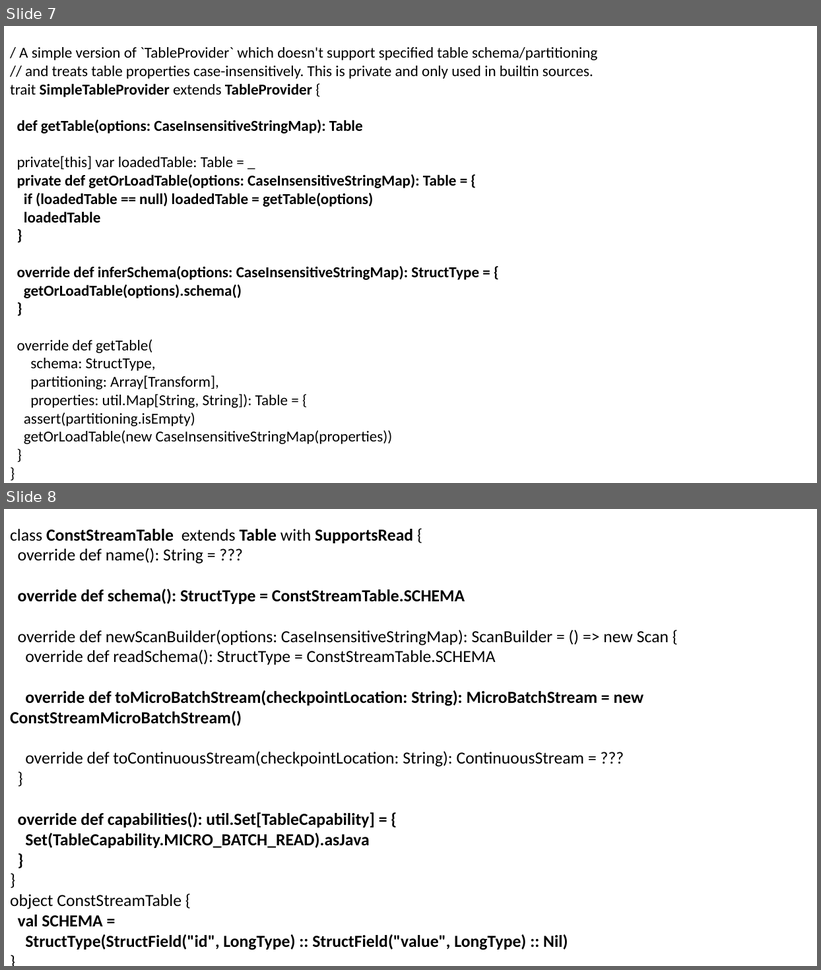
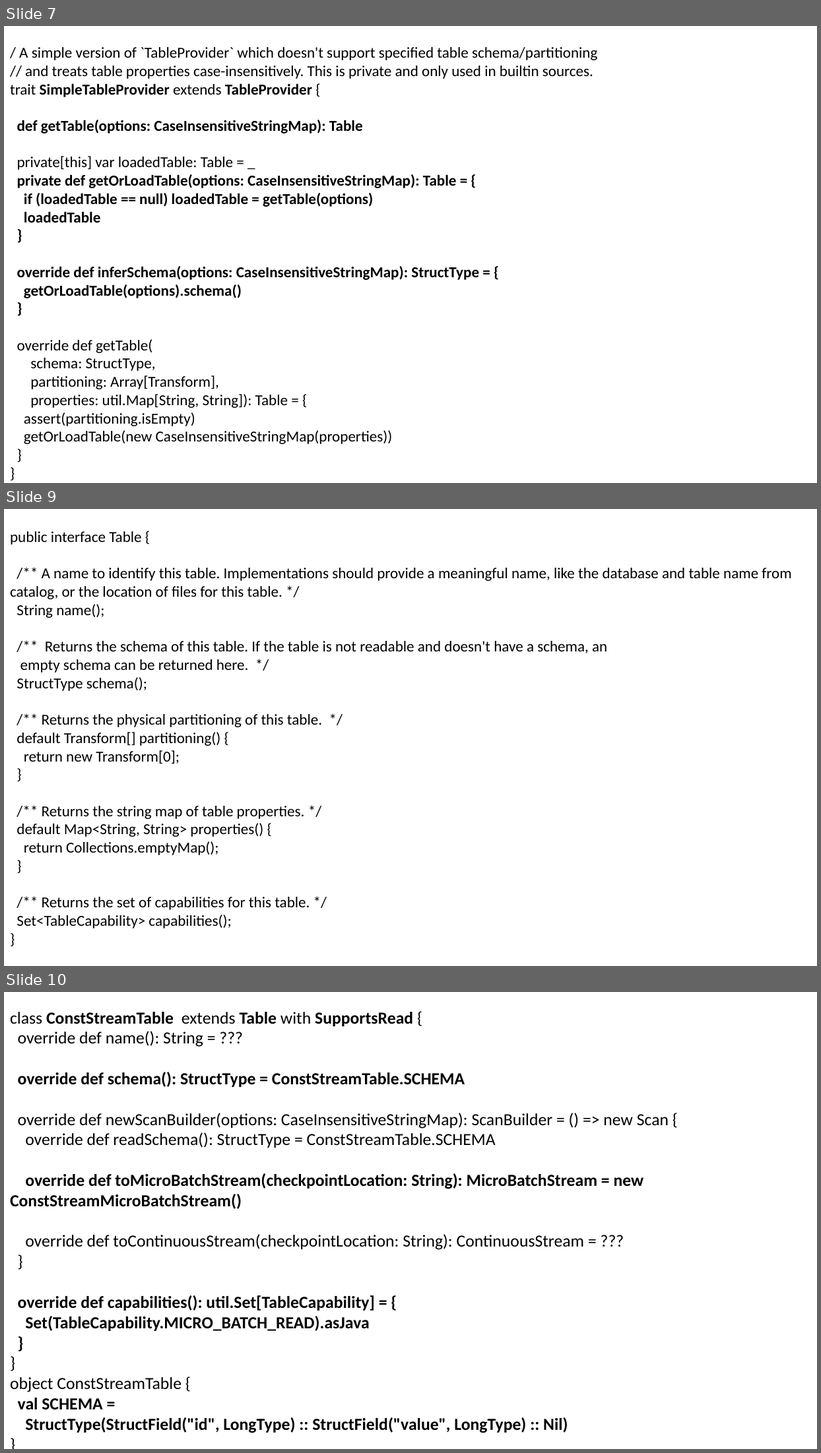
Before and after one commit to nkudinov/apache_spark_pptx, a slide deck: Spark_Custom_Stream_Sources_v2.pptx. Shown one above the other, each under a label of ours: slides 7 and 8 before the commit, slides 7, 9 and 10 after it; the slides between them are not shown. The pictures are 821x970 and 821x1453 pixels, drawn with LibreOffice and Linux fonts; fonts in the diff are those of the drawing. Boxes give left, top, right and bottom in pixels: in the first picture for what was removed or moved away, otherwise in the second. Text is boxed around its words. In the diff, an @@ line names an element or a change of style, - is before the commit and + after.

```diff
--- a/Spark_Custom_Stream_Sources_v2.pptx
+++ b/Spark_Custom_Stream_Sources_v2.pptx
@@ slide 9 added at box(4, 509, 817, 966), background #FFFFFF @@
@@ text added at box(10, 531, 791, 929), 18 pt, text #000000 @@
+public interface Table {
+/** A name to identify this table. Implementations should provide a meaningful name, like the database and table name from catalog, or the location of files for this table. */
+String name();
+/** Returns the schema of this table. If the table is not readable and doesn't have a schema, an
+empty schema can be returned here. */
+StructType schema();
+/** Returns the physical partitioning of this table. */
+default Transform[] partitioning() {
+return new Transform[0];
+}
+/** Returns the string map of table properties. */
+default Map<String, String> properties() {
+return Collections.emptyMap();
+}
+/** Returns the set of capabilities for this table. */
+Set<TableCapability> capabilities();
+}
@@ what was slide 8 is now slide 10 @@
```
Also in this commit, not shown: 1 slide changed, 4 other slides added, 1 slide removed.
